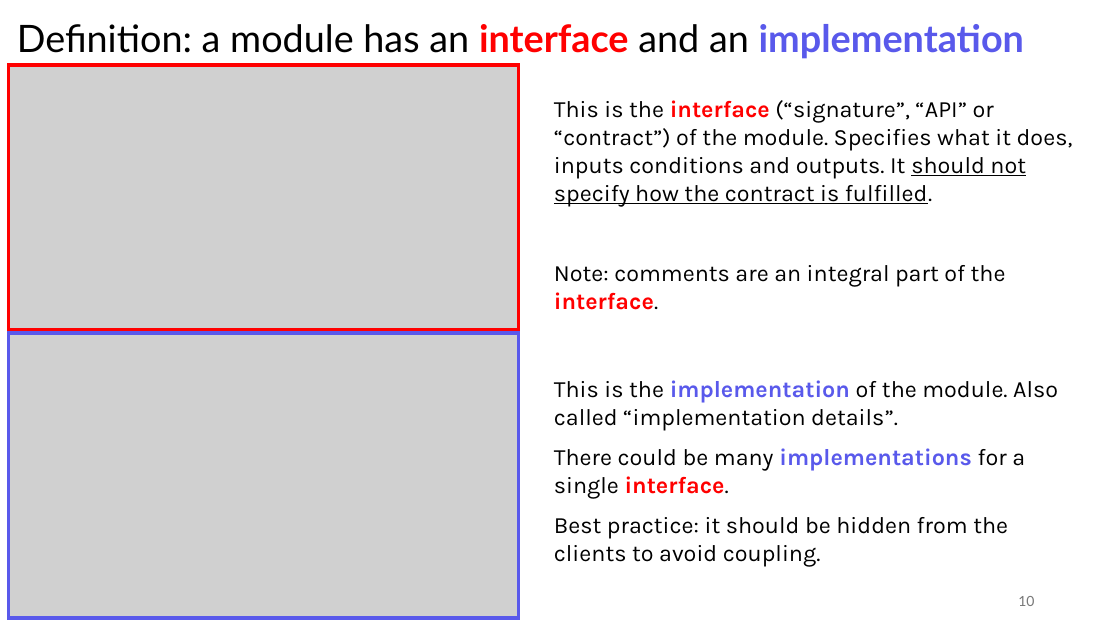
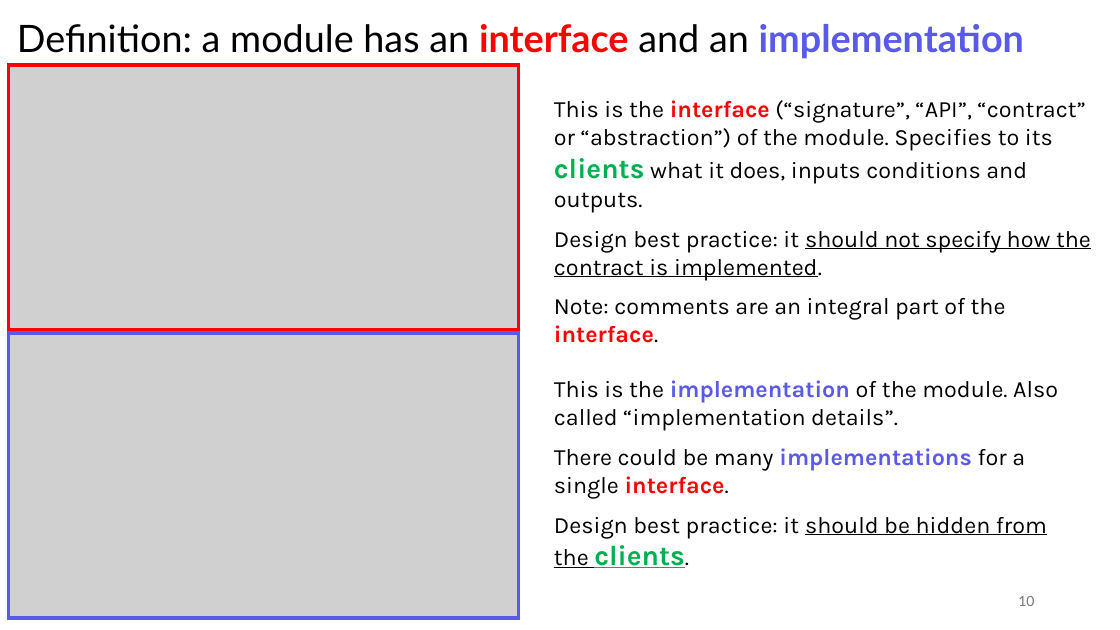
Before and after one commit to sefop/training-testing-python, a slide deck: slide 10 of exercises/unit-tests/instructions.pptx. Drawn at 1120x630 pixels with LibreOffice and Linux fonts; fonts in the diff are those of the drawing; grey boxes stand for pictures. Boxes give left, top, right and bottom in pixels: in the first picture for what was removed or moved away, otherwise in the second. Text is boxed around its words. In the diff, an @@ line names an element or a change of style, - is before the commit and + after.

```diff
--- a/exercises/unit-tests/instructions.pptx
+++ b/exercises/unit-tests/instructions.pptx
@@ text at (x1=554, y1=100, x2=1091, y2=280): text changed @@
-This is the interface (“signature”, “API” or “contract”) of the module. Specifies what it does, inputs conditions and outputs. It should not specify how the contract is fulfilled.
+This is the interface (“signature”, “API”, “contract” or “abstraction”) of the module. Specifies to its clients what it does, inputs conditions and outputs.
+Design best practice: it should not specify how the contract is implemented.
@@ text at (x1=554, y1=517, x2=1047, y2=568): text changed @@
-Best practice: it should be hidden from the clients to avoid coupling.
+Design best practice: it should be hidden from the clients.
```
Also in this commit, not shown: 3 other slides changed, 2 slides added, 2 other files.
